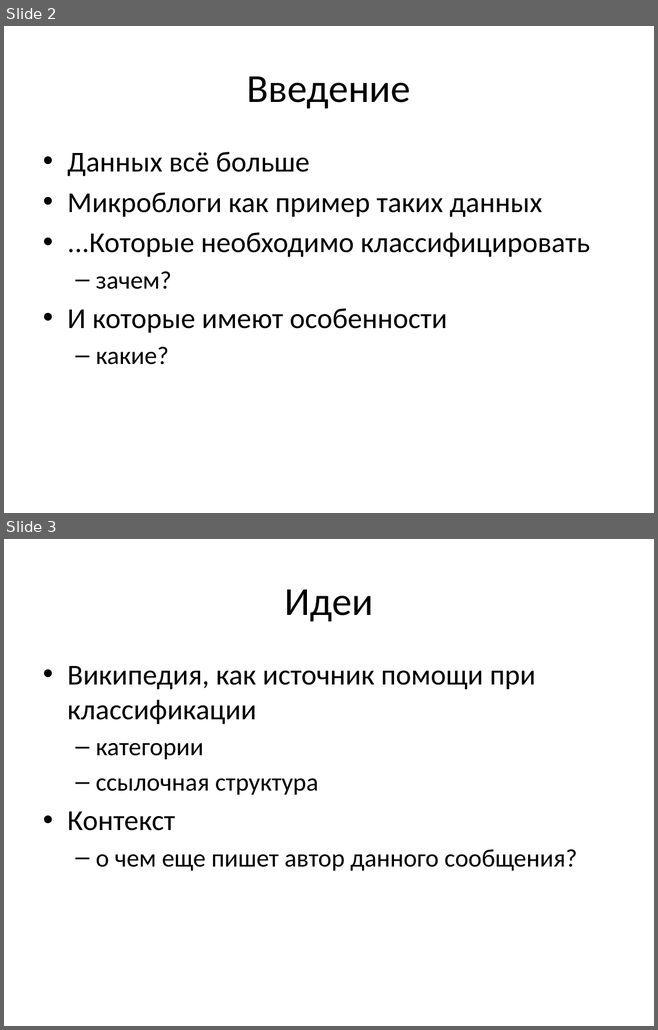
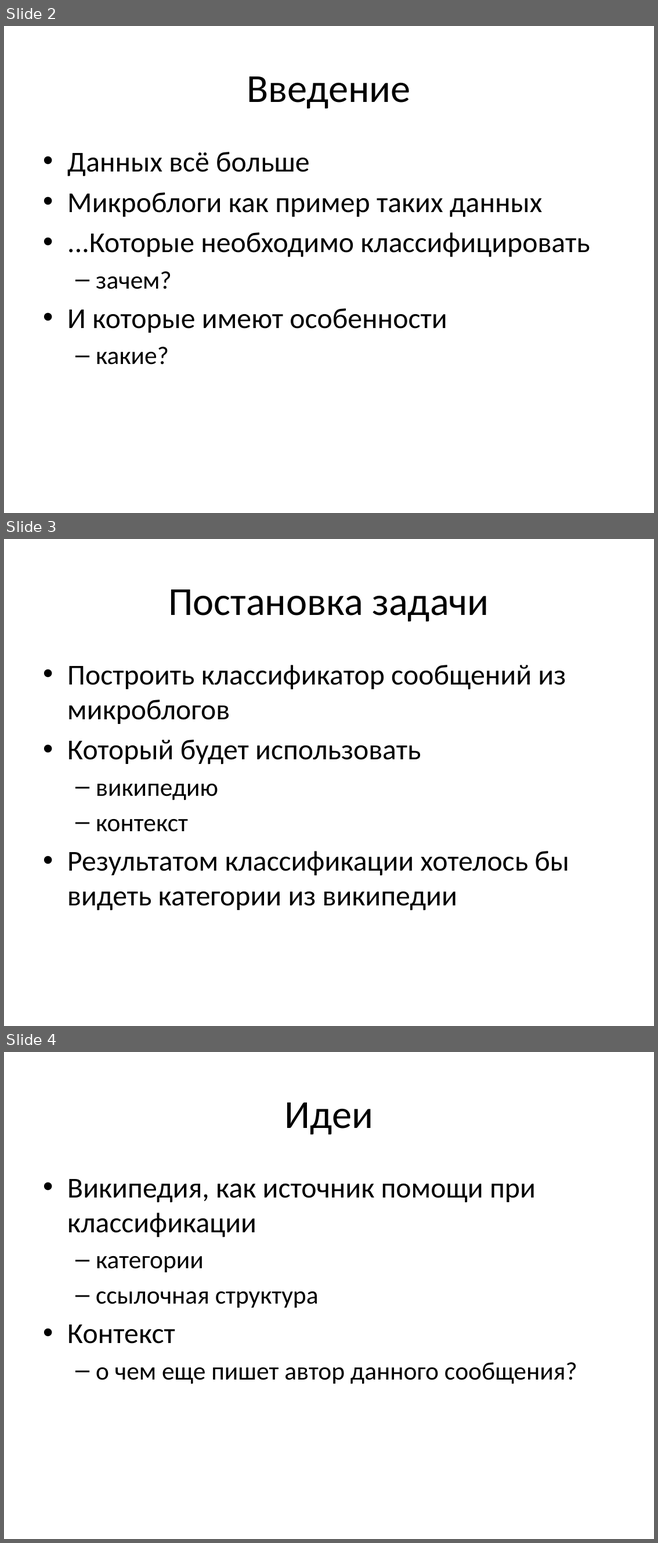
Before and after one commit to ttim/Diploma, a slide deck: docs/spisok2012-slides.pptx. Shown one above the other, each under a label of ours: slides 2 and 3 before the commit, slides 2, 3 and 4 after it. The pictures are 658x1030 and 658x1543 pixels, drawn with LibreOffice and Linux fonts; fonts in the diff are those of the drawing. Boxes give left, top, right and bottom in pixels: in the first picture for what was removed or moved away, otherwise in the second. Text is boxed around its words. In the diff, an @@ line names an element or a change of style, - is before the commit and + after.

```diff
--- a/docs/spisok2012-slides.pptx
+++ b/docs/spisok2012-slides.pptx
@@ slide 3 added at (x1=4, y1=539, x2=654, y2=1026), background #FFFFFF @@
@@ title added at (x1=168, y1=589, x2=489, y2=622), 44 pt, text #000000 @@
+Постановка задачи
@@ text added at (x1=67, y1=665, x2=569, y2=911), 32 pt, text #000000 @@
+• Построить классификатор сообщений из микроблогов
+• Который будет использовать
+  – википедию
+  – контекст
+• Результатом классификации хотелось бы видеть категории из википедии
@@ what was slide 3 is now slide 4 @@
```
Also in this commit, not shown: 5 slides changed, 4 other slides added, 1 other file.
